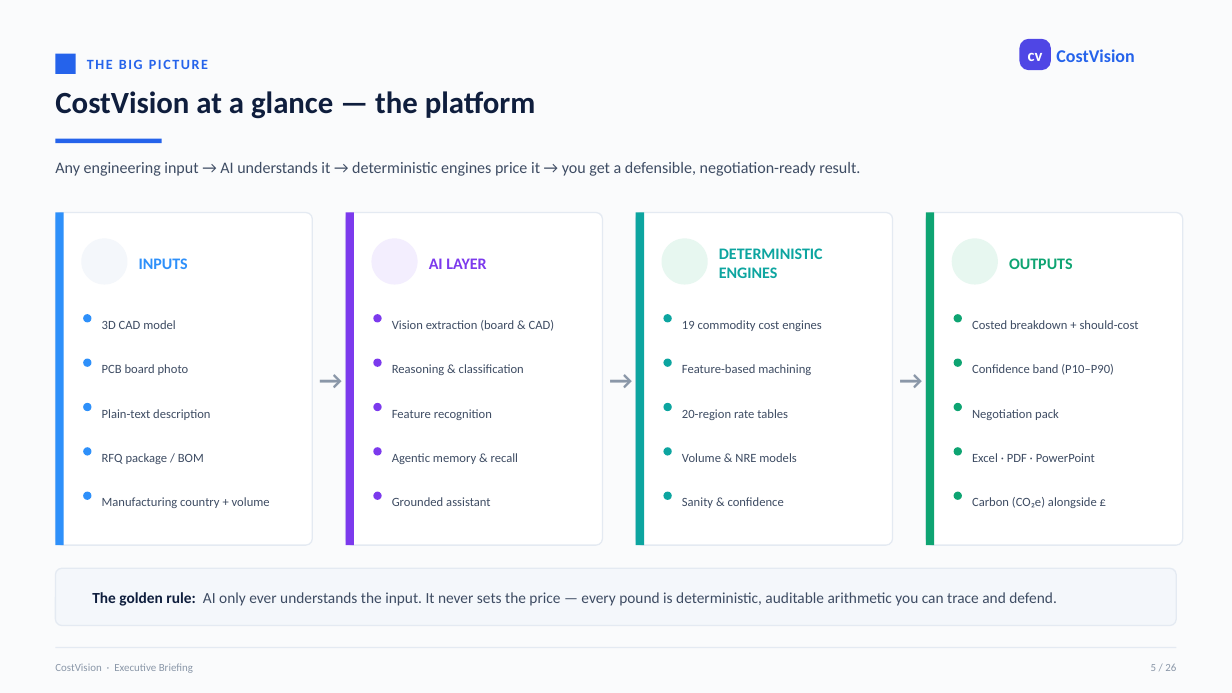
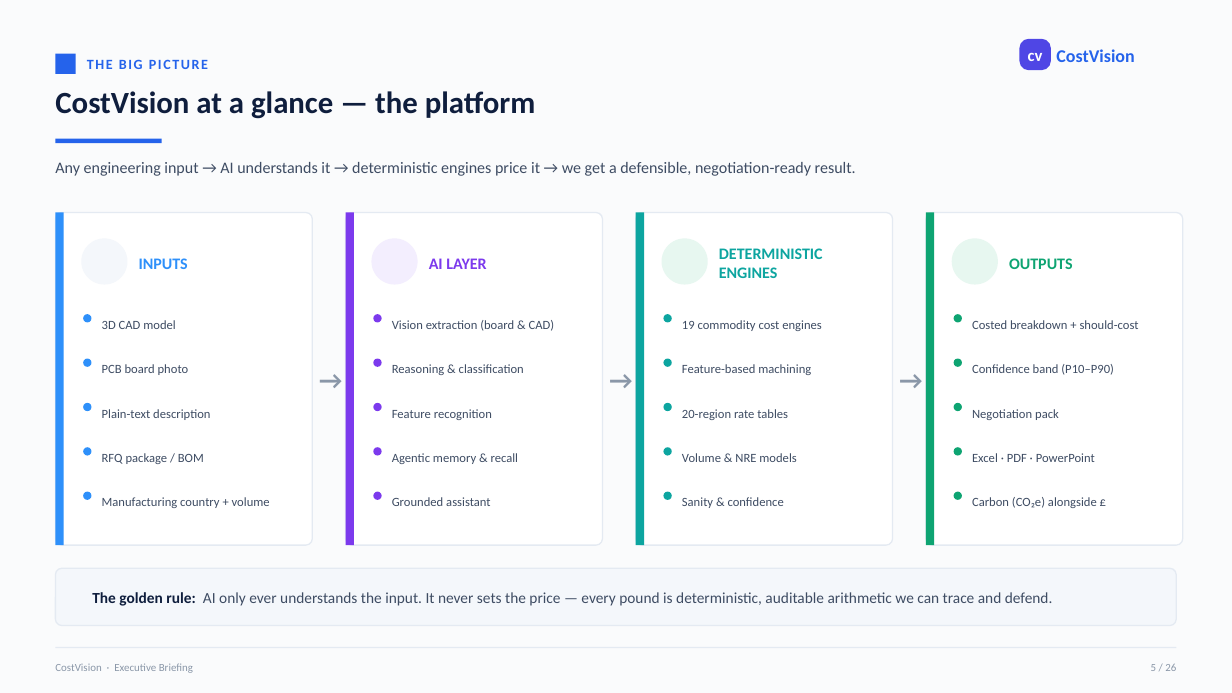
Before and after one commit to bhosaleavinash546/leamington-marathi, a slide deck: slide 5 of CostVision-Platform-Executive-Briefing.pptx. Drawn at 1232x693 pixels with LibreOffice and Linux fonts; fonts in the diff are those of the drawing. Boxes give left, top, right and bottom in pixels: in the first picture for what was removed or moved away, otherwise in the second. Text is boxed around its words. In the diff, an @@ line names an element or a change of style, - is before the commit and + after.

```diff
--- a/CostVision-Platform-Executive-Briefing.pptx
+++ b/CostVision-Platform-Executive-Briefing.pptx
@@ text at <box>55,162,856,176</box>: text changed @@
-Any engineering input → AI understands it → deterministic engines price it → you get a defensible, negotiation-ready result.
+Any engineering input → AI understands it → deterministic engines price it → we get a defensible, negotiation-ready result.
@@ text at <box>92,592,1053,606</box>: text changed @@
-The golden rule: AI only ever understands the input. It never sets the price — every pound is deterministic, auditable arithmetic you can trace and defend.
+The golden rule: AI only ever understands the input. It never sets the price — every pound is deterministic, auditable arithmetic we can trace and defend.
```
Also in this commit, not shown: 14 other slides changed.
